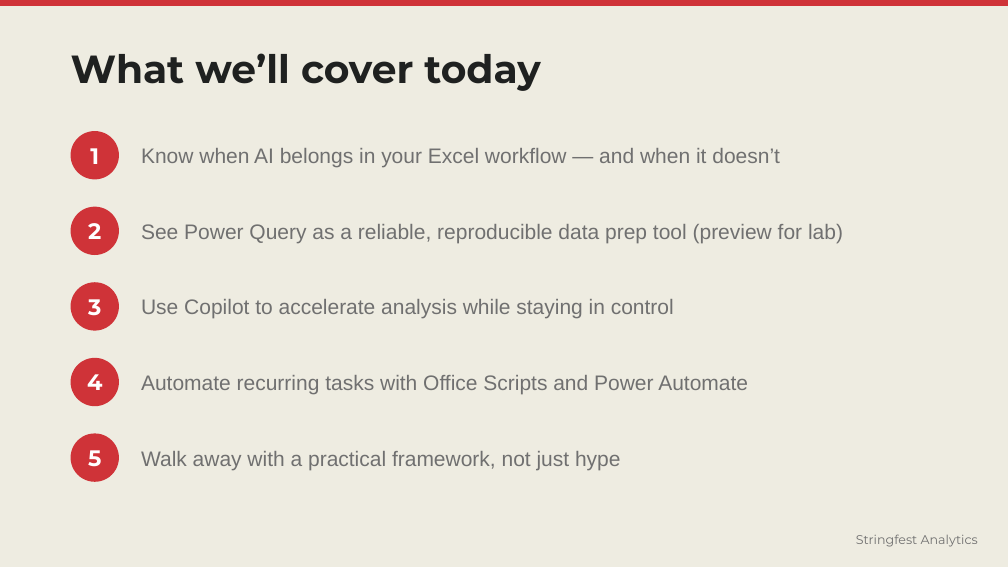
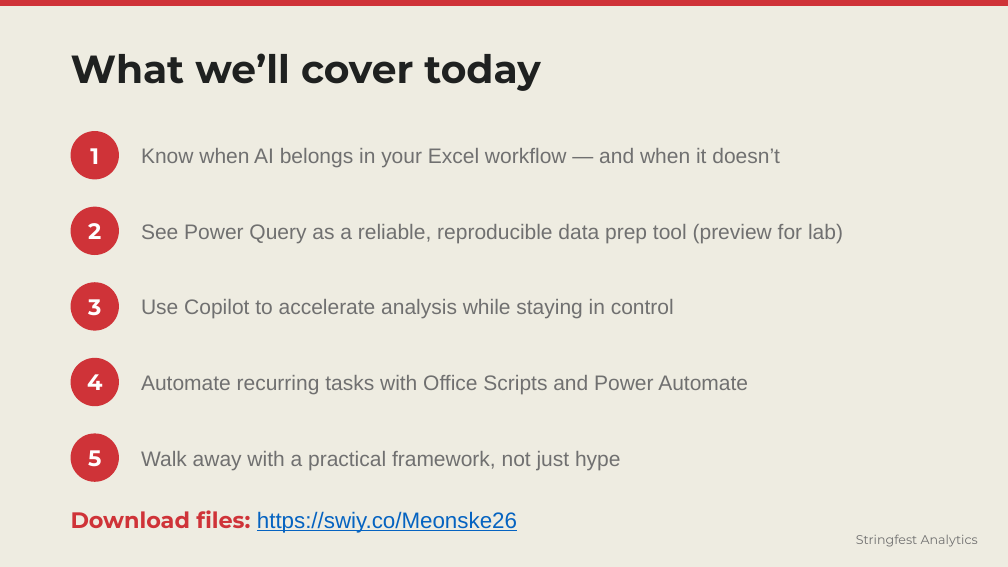
Before and after one commit to stringfestdata/meonske-2026, a slide deck: slide 3 of meonske-ai-2026.pptx. Drawn at 1008x567 pixels with LibreOffice and Linux fonts; fonts in the diff are those of the drawing. Boxes give left, top, right and bottom in pixels: in the first picture for what was removed or moved away, otherwise in the second. Text is boxed around its words. In the diff, an @@ line names an element or a change of style, - is before the commit and + after.

```diff
--- a/meonske-ai-2026.pptx
+++ b/meonske-ai-2026.pptx
@@ text added at [71, 510, 517, 533], 16 pt, text #0563C1, underline @@
+Download files: https://swiy.co/Meonske26
```
Also in this commit, not shown: 4 other slides changed, 2 other files.
